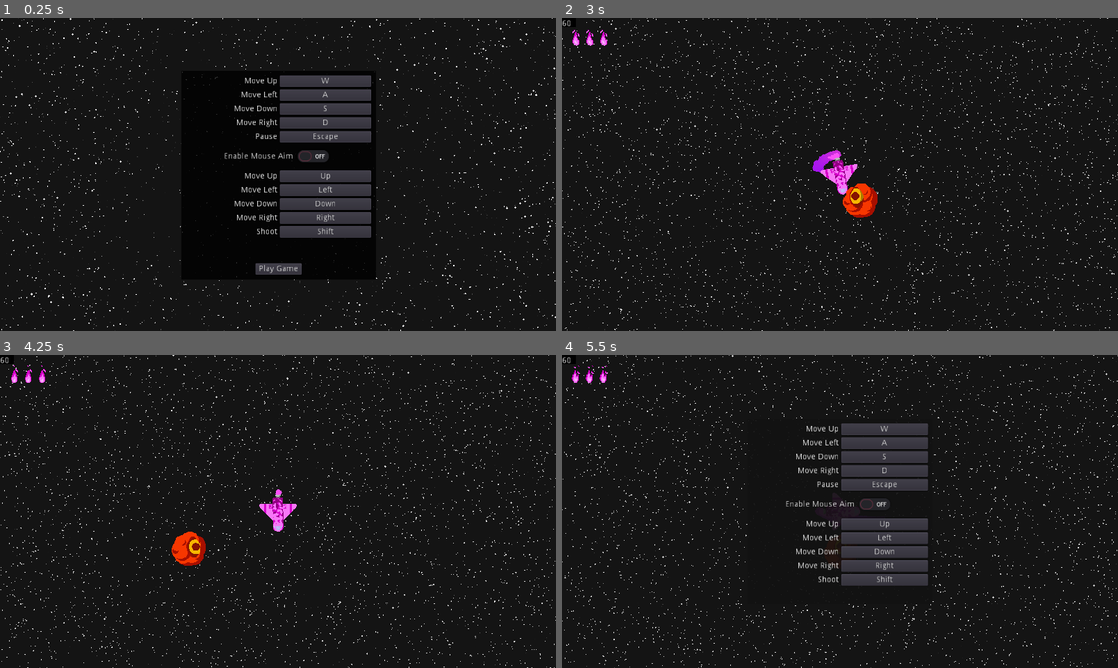
Above: before the commit, frames 1-4 (two rows, left to right).
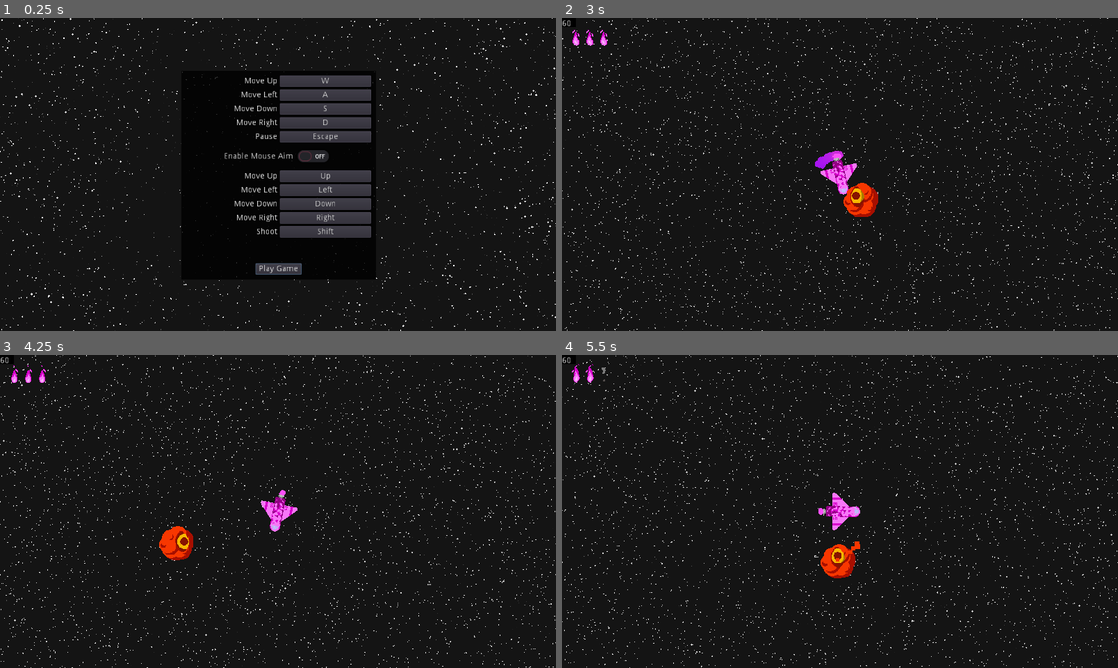
Above: after the commit, the same moments.

Repository: Jellonator/04-Space-Shooter
Game: Godot game, scene res://Gui/StartScreen.tscn
Same seed, same stepped clock (60 frames per second), same inputs: the game is played once before the commit and once after it.
Inputs (mouse positions are in pixels of both pictures, inside the frame that each line leads up to):
- Up to frame 1 (0.25 s): no input
- Up to frame 2 (3 s): click "Play Game" at 0.5 s; tap Enter at 1.25 s; move the mouse to (962, 158) at 1.27 s; press the mouse at (962, 158) at 1.28 s; hold D (move_right) 1.28-2 s; release the mouse at (962, 158) at 2 s; drag from (728, 190) to (812, 237) at 2.02 s; move the mouse to (895, 105) at 2.77 s; hold D (move_right) from 2.78 s (still down); hold Down (look_down) from 2.78 s (still down)
- Up to frame 3 (4.25 s): release D (move_right) at 3.5 s; release Down (look_down) at 3.5 s; drag from (250, 574) to (111, 464) at 3.52 s
- Up to frame 4 (5.5 s): move the mouse to (1006, 558) at 4.27 s; hold A (move_left) 4.28-5 s; hold Right (look_right) 4.28-5 s; tap Escape (game_force_pause) at 4.9 s; click (840, 592) at 5 s, where only the run after the commit has a clickable "Unpause"

The runs differ from the first frame. In frame 1, less than 0.1% of the frame differs, in the area x 46-55%, y 78-82%; in frame 2, 1.0%; in frame 3, 3.8%; in frame 4, 9.7%, in the area x 0-100%, y 0-100%.

Commit message:
Added autoaim

Diff:
--- a/Gui/StartScreen.gd
+++ b/Gui/StartScreen.gd
@@ -1,4 +1,8 @@
 extends Control
 
+func _ready():
+	$Panel/VBox/Center/Play.grab_focus()
+
 func _on_Button_pressed():
+# warning-ignore:return_value_discarded
 	get_tree().change_scene("res://World/Game.tscn")
--- a/Gui/StartScreen.tscn
+++ b/Gui/StartScreen.tscn
@@ -72,7 +72,7 @@
 "_edit_use_anchors_": false
 }
 
-[node name="PanelContainer" type="PanelContainer" parent="."]
+[node name="Panel" type="PanelContainer" parent="."]
 anchor_left = 0.5
 anchor_top = 0.5
 anchor_right = 0.5
@@ -86,7 +86,7 @@
 "_edit_use_anchors_": false
 }
 
-[node name="VBoxContainer" type="VBoxContainer" parent="PanelContainer"]
+[node name="VBox" type="VBoxContainer" parent="Panel"]
 margin_left = 8.0
 margin_top = 8.0
 margin_right = 328.0
@@ -95,19 +95,19 @@
 "_edit_use_anchors_": false
 }
 
-[node name="GameConfig" parent="PanelContainer/VBoxContainer" instance=ExtResource( 1 )]
+[node name="GameConfig" parent="Panel/VBox" instance=ExtResource( 1 )]
 anchor_right = 0.0
 anchor_bottom = 0.0
 margin_right = 320.0
 margin_bottom = 320.0
 rect_min_size = Vector2( 320, 320 )
 
-[node name="CenterContainer" type="CenterContainer" parent="PanelContainer/VBoxContainer"]
+[node name="Center" type="CenterContainer" parent="Panel/VBox"]
 margin_top = 324.0
 margin_right = 320.0
 margin_bottom = 344.0
 
-[node name="Button" type="Button" parent="PanelContainer/VBoxContainer/CenterContainer"]
+[node name="Play" type="Button" parent="Panel/VBox/Center"]
 margin_left = 120.0
 margin_right = 200.0
 margin_bottom = 20.0
@@ -124,4 +124,4 @@
 visibility_rect = Rect2( -480, -270, 960, 540 )
 process_material = SubResource( 6 )
 texture = ExtResource( 2 )
-[connection signal="pressed" from="PanelContainer/VBoxContainer/CenterContainer/Button" to="." method="_on_Button_pressed"]
+[connection signal="pressed" from="Panel/VBox/Center/Play" to="." method="_on_Button_pressed"]
--- a/Object/Enemy/EnemyBase.gd
+++ b/Object/Enemy/EnemyBase.gd
@@ -28,7 +28,7 @@
 	collision_layer = 0
 
 func do_damage(amount: int, accel: Vector2):
-	health = clamp(health - amount, 0, max_health)
+	health = int(clamp(health - amount, 0, max_health))
 	if health <= 0:
 		do_kill()
 	mod_timer = 1.0 / 20.0
--- a/Object/Player/Kill.gd
+++ b/Object/Player/Kill.gd
@@ -2,3 +2,7 @@
 
 func _ready():
 	$AnimationPlayer.play("kill")
+
+func _on_Button_pressed():
+# warning-ignore:return_value_discarded
+	get_tree().change_scene("res://Gui/StartScreen.tscn")
--- a/Object/Player/Kill.tscn
+++ b/Object/Player/Kill.tscn
@@ -1,11 +1,11 @@
-[gd_scene load_steps=4 format=2]
+[gd_scene load_steps=5 format=2]
 
 [ext_resource path="res://Object/Player/PurpleFlameKaboom.png" type="Texture" id=1]
 [ext_resource path="res://Object/Player/Kill.gd" type="Script" id=2]
 
 [sub_resource type="Animation" id=1]
 resource_name = "kill"
-length = 2.0
+length = 10.0
 tracks/0/type = "value"
 tracks/0/path = NodePath("Sprite:frame")
 tracks/0/interp = 1
@@ -30,14 +30,118 @@
 "update": 1,
 "values": [ true, false ]
 }
+tracks/2/type = "value"
+tracks/2/path = NodePath("CanvasLayer/Control/Panel/VBoxContainer/HBoxContainer/Label:visible_characters")
+tracks/2/interp = 1
+tracks/2/loop_wrap = true
+tracks/2/imported = false
+tracks/2/enabled = true
+tracks/2/keys = {
+"times": PoolRealArray( 0, 3, 6 ),
+"transitions": PoolRealArray( 1, 1, 1 ),
+"update": 0,
+"values": [ 0, 0, 10 ]
+}
+tracks/3/type = "value"
+tracks/3/path = NodePath("CanvasLayer/Control/Panel:self_modulate")
+tracks/3/interp = 1
+tracks/3/loop_wrap = true
+tracks/3/imported = false
+tracks/3/enabled = true
+tracks/3/keys = {
+"times": PoolRealArray( 0, 3, 6 ),
+"transitions": PoolRealArray( 1, 1, 1 ),
+"update": 0,
+"values": [ Color( 1, 1, 1, 0 ), Color( 1, 1, 1, 0 ), Color( 1, 1, 1, 1 ) ]
+}
+tracks/4/type = "value"
+tracks/4/path = NodePath("CanvasLayer/Control/Panel/VBoxContainer/Button:self_modulate")
+tracks/4/interp = 1
+tracks/4/loop_wrap = true
+tracks/4/imported = false
+tracks/4/enabled = true
+tracks/4/keys = {
+"times": PoolRealArray( 0, 3, 6 ),
+"transitions": PoolRealArray( 1, 1, 1 ),
+"update": 0,
+"values": [ Color( 1, 1, 1, 0 ), Color( 1, 1, 1, 0 ), Color( 1, 1, 1, 1 ) ]
+}
+tracks/5/type = "method"
+tracks/5/path = NodePath("CanvasLayer/Control/Panel/VBoxContainer/Button")
+tracks/5/interp = 1
+tracks/5/loop_wrap = true
+tracks/5/imported = false
+tracks/5/enabled = true
+tracks/5/keys = {
+"times": PoolRealArray( 6 ),
+"transitions": PoolRealArray( 1 ),
+"values": [ {
+"args": [  ],
+"method": "grab_focus"
+} ]
+}
+
+[sub_resource type="StyleBoxFlat" id=2]
+content_margin_left = 8.0
+content_margin_right = 8.0
+content_margin_top = 8.0
+content_margin_bottom = 8.0
+bg_color = Color( 0, 0, 0, 0.784314 )
 
 [node name="Node2D" type="Node2D"]
 script = ExtResource( 2 )
 
 [node name="Sprite" type="Sprite" parent="."]
+visible = false
 texture = ExtResource( 1 )
 hframes = 10
+frame = 9
 
 [node name="AnimationPlayer" type="AnimationPlayer" parent="."]
 playback_speed = 2.0
 anims/kill = SubResource( 1 )
+
+[node name="CanvasLayer" type="CanvasLayer" parent="."]
+
+[node name="Control" type="CenterContainer" parent="CanvasLayer"]
+anchor_right = 1.0
+anchor_bottom = 1.0
+__meta__ = {
+"_edit_use_anchors_": false
+}
+
+[node name="Panel" type="PanelContainer" parent="CanvasLayer/Control"]
+margin_left = 434.0
+margin_top = 241.0
+margin_right = 526.0
+margin_bottom = 299.0
+custom_styles/panel = SubResource( 2 )
+
+[node name="VBoxContainer" type="VBoxContainer" parent="CanvasLayer/Control/Panel"]
+margin_left = 8.0
+margin_top = 8.0
+margin_right = 84.0
+margin_bottom = 50.0
+custom_constants/separation = 8
+
+[node name="HBoxContainer" type="HBoxContainer" parent="CanvasLayer/Control/Panel/VBoxContainer"]
+margin_right = 76.0
+margin_bottom = 14.0
+
+[node name="Label" type="Label" parent="CanvasLayer/Control/Panel/VBoxContainer/HBoxContainer"]
+margin_right = 76.0
+margin_bottom = 14.0
+custom_colors/font_color_shadow = Color( 0, 0, 0, 1 )
+custom_constants/shadow_as_outline = 1
+text = "GAME OVER"
+percent_visible = 1.25
+__meta__ = {
+"_edit_use_anchors_": false
+}
+
+[node name="Button" type="Button" parent="CanvasLayer/Control/Panel/VBoxContainer"]
+margin_top = 22.0
+margin_right = 76.0
+margin_bottom = 42.0
+text = "Exit"
+[connection signal="pressed" from="CanvasLayer/Control/Panel/VBoxContainer/Button" to="." method="_on_Button_pressed"]
--- a/Object/Player/Player.gd
+++ b/Object/Player/Player.gd
@@ -7,6 +7,7 @@
 const INV_MAX := 0.5
 const scene_health := preload("res://Object/Player/HealthNode.tscn")
 const scene_kill := preload("res://Object/Player/Kill.tscn")
+const AUTOAIM_MIN_DOT := 0.75
 
 onready var node_sprite := $Sprite
 onready var node_front := $FrontPos
@@ -28,14 +29,29 @@
 var max_health := 3
 var health := max_health
 onready var health_nodes := []
+onready var look_rotation = self.rotation
 
 func _ready():
-	for i in range(max_health - health_nodes.size()):
+	for _i in range(max_health - health_nodes.size()):
 		var pos := Vector2(health_nodes.size() * 24 + 16, 16)
 		var node := scene_health.instance()
 		node_gui.add_child(node)
 		node.position = pos
 		health_nodes.append(node)
+
+func get_nearest_enemy_in_sight():
+	var ret = null
+	var dis = 0.0
+	for enemy in get_tree().get_nodes_in_group("enemy"):
+		var froma = Vector2(1, 0).rotated(look_rotation)
+		var toa = (enemy.global_position - global_position).normalized()
+		if froma.dot(toa) < AUTOAIM_MIN_DOT:
+			continue
+		var newdis = global_position.distance_squared_to(enemy.global_position)
+		if ret == null or newdis < dis:
+			ret = enemy
+			dis = newdis
+	return ret
 
 func _physics_process(delta):
 	if invincibility >= 0.0:
@@ -70,7 +86,12 @@
 		lookvector.x = Input.get_action_strength("look_right") - Input.get_action_strength("look_left")
 		lookvector.y = Input.get_action_strength("look_down") - Input.get_action_strength("look_up")
 		if lookvector.length_squared() > 1e-2:
-			self.rotation = lerp_angle(self.rotation, lookvector.angle(), delta * 10)
+			look_rotation = lookvector.angle()
+			var target_rotation = look_rotation
+			var enemy = get_nearest_enemy_in_sight()
+			if enemy != null:
+				target_rotation = global_position.angle_to_point(enemy.global_position) + PI
+			self.rotation = lerp_angle(self.rotation, target_rotation, delta * 15)
 		do_shoot = Input.is_action_pressed("action_shoot_nonmouse")
 	velocity = move_and_slide(velocity)
 	var brender = get_tree().get_nodes_in_group("bullet_renderer")[0]
@@ -96,7 +117,7 @@
 		shot_timer = max(0.0, shot_timer - delta * SHOTS_PER_SECOND)
 
 func do_damage(amount: int, accel: Vector2):
-	var newhealth := clamp(health - amount, 0, max_health)
+	var newhealth := int(clamp(health - amount, 0, max_health))
 	for i in range(newhealth, health):
 		health_nodes[i].set_burning(false)
 	health = newhealth
--- a/World/EnemyLocator.gd
+++ b/World/EnemyLocator.gd
@@ -7,7 +7,7 @@
 
 var locators := {}
 
-func _physics_process(delta):
+func _physics_process(_delta):
 	var camera := get_tree().get_nodes_in_group("camera")[0] as Camera2D
 	var center := camera.get_camera_screen_center()
 	for enemy_ in get_tree().get_nodes_in_group("enemy"):
@@ -19,6 +19,7 @@
 			if not enemy in locators:
 				locators[enemy] = scene_locator.instance()
 				add_child(locators[enemy])
+# warning-ignore:return_value_discarded
 				enemy.connect("tree_exited", self, "_on_enemy_dead", [enemy])
 			locators[enemy].show()
 		elif epos.length() < LOOK_RADIUS_MIN:
@@ -39,4 +40,5 @@
 func _on_enemy_dead(enemy):
 	if enemy in locators:
 		locators[enemy].queue_free()
+# warning-ignore:return_value_discarded
 	locators.erase(enemy)
--- a/World/Game.tscn
+++ b/World/Game.tscn
@@ -32,7 +32,6 @@
 
 [node name="Pause" type="Control" parent="CanvasLayer"]
 pause_mode = 2
-visible = false
 anchor_right = 1.0
 anchor_bottom = 1.0
 script = ExtResource( 6 )
@@ -40,11 +39,14 @@
 "_edit_use_anchors_": false
 }
 
-[node name="MarginContainer" type="CenterContainer" parent="CanvasLayer/Pause"]
+[node name="Margin" type="CenterContainer" parent="CanvasLayer/Pause"]
 anchor_right = 1.0
 anchor_bottom = 1.0
+__meta__ = {
+"_edit_use_anchors_": false
+}
 
-[node name="PanelContainer" type="PanelContainer" parent="CanvasLayer/Pause/MarginContainer"]
+[node name="Panel" type="PanelContainer" parent="CanvasLayer/Pause/Margin"]
 margin_left = 320.0
 margin_top = 110.0
 margin_right = 640.0
@@ -52,13 +54,30 @@
 rect_min_size = Vector2( 320, 320 )
 custom_styles/panel = SubResource( 1 )
 
-[node name="GameConfig" parent="CanvasLayer/Pause/MarginContainer/PanelContainer" instance=ExtResource( 5 )]
-anchor_right = 0.0
-anchor_bottom = 0.0
+[node name="VBox" type="VBoxContainer" parent="CanvasLayer/Pause/Margin/Panel"]
 margin_left = 8.0
 margin_top = 8.0
 margin_right = 312.0
 margin_bottom = 312.0
 
+[node name="GameConfig" parent="CanvasLayer/Pause/Margin/Panel/VBox" instance=ExtResource( 5 )]
+anchor_right = 0.0
+anchor_bottom = 0.0
+margin_right = 304.0
+margin_bottom = 280.0
+size_flags_vertical = 3
+
+[node name="Center" type="CenterContainer" parent="CanvasLayer/Pause/Margin/Panel/VBox"]
+margin_top = 284.0
+margin_right = 304.0
+margin_bottom = 304.0
+
+[node name="Unpause" type="Button" parent="CanvasLayer/Pause/Margin/Panel/VBox/Center"]
+margin_left = 118.0
+margin_right = 186.0
+margin_bottom = 20.0
+text = "Unpause"
+
 [node name="EnemyLocator" type="Node2D" parent="CanvasLayer"]
 script = ExtResource( 7 )
+[connection signal="pressed" from="CanvasLayer/Pause/Margin/Panel/VBox/Center/Unpause" to="CanvasLayer/Pause" method="_on_Unpause_pressed"]
--- a/World/Pause.gd
+++ b/World/Pause.gd
@@ -1,4 +1,6 @@
 extends Control
+
+onready var node_unpause = $Margin/Panel/VBox/Center/Unpause
 
 func _ready():
 	hide()
@@ -8,5 +10,10 @@
 		get_tree().paused = not get_tree().paused
 		if get_tree().paused:
 			show()
+			node_unpause.grab_focus()
 		else:
 			hide()
+
+func _on_Unpause_pressed():
+	get_tree().paused = false
+	hide()
--- a/project.godot
+++ b/project.godot
@@ -56,42 +56,42 @@
 [input]
 
 move_left={
-"deadzone": 0.5,
+"deadzone": 0.05,
 "events": [ Object(InputEventKey,"resource_local_to_scene":false,"resource_name":"","device":0,"alt":false,"shift":false,"control":false,"meta":false,"command":false,"pressed":false,"scancode":65,"unicode":0,"echo":false,"script":null)
  ]
 }
 move_right={
-"deadzone": 0.5,
+"deadzone": 0.05,
 "events": [ Object(InputEventKey,"resource_local_to_scene":false,"resource_name":"","device":0,"alt":false,"shift":false,"control":false,"meta":false,"command":false,"pressed":false,"scancode":68,"unicode":0,"echo":false,"script":null)
  ]
 }
 move_up={
-"deadzone": 0.5,
+"deadzone": 0.05,
 "events": [ Object(InputEventKey,"resource_local_to_scene":false,"resource_name":"","device":0,"alt":false,"shift":false,"control":false,"meta":false,"command":false,"pressed":false,"scancode":87,"unicode":0,"echo":false,"script":null)
  ]
 }
 move_down={
-"deadzone": 0.5,
+"deadzone": 0.05,
 "events": [ Object(InputEventKey,"resource_local_to_scene":false,"resource_name":"","device":0,"alt":false,"shift":false,"control":false,"meta":false,"command":false,"pressed":false,"scancode":83,"unicode":0,"echo":false,"script":null)
  ]
 }
 look_left={
-"deadzone": 0.5,
+"deadzone": 0.0,
 "events": [ Object(InputEventKey,"resource_local_to_scene":false,"resource_name":"","device":0,"alt":false,"shift":false,"control":false,"meta":false,"command":false,"pressed":false,"scancode":16777231,"unicode":0,"echo":false,"script":null)
  ]
 }
 look_right={
-"deadzone": 0.5,
+"deadzone": 0.0,
 "events": [ Object(InputEventKey,"resource_local_to_scene":false,"resource_name":"","device":0,"alt":false,"shift":false,"control":false,"meta":false,"command":false,"pressed":false,"scancode":16777233,"unicode":0,"echo":false,"script":null)
  ]
 }
 look_up={
-"deadzone": 0.5,
+"deadzone": 0.0,
 "events": [ Object(InputEventKey,"resource_local_to_scene":false,"resource_name":"","device":0,"alt":false,"shift":false,"control":false,"meta":false,"command":false,"pressed":false,"scancode":16777232,"unicode":0,"echo":false,"script":null)
  ]
 }
 look_down={
-"deadzone": 0.5,
+"deadzone": 0.0,
 "events": [ Object(InputEventKey,"resource_local_to_scene":false,"resource_name":"","device":0,"alt":false,"shift":false,"control":false,"meta":false,"command":false,"pressed":false,"scancode":16777234,"unicode":0,"echo":false,"script":null)
  ]
 }
